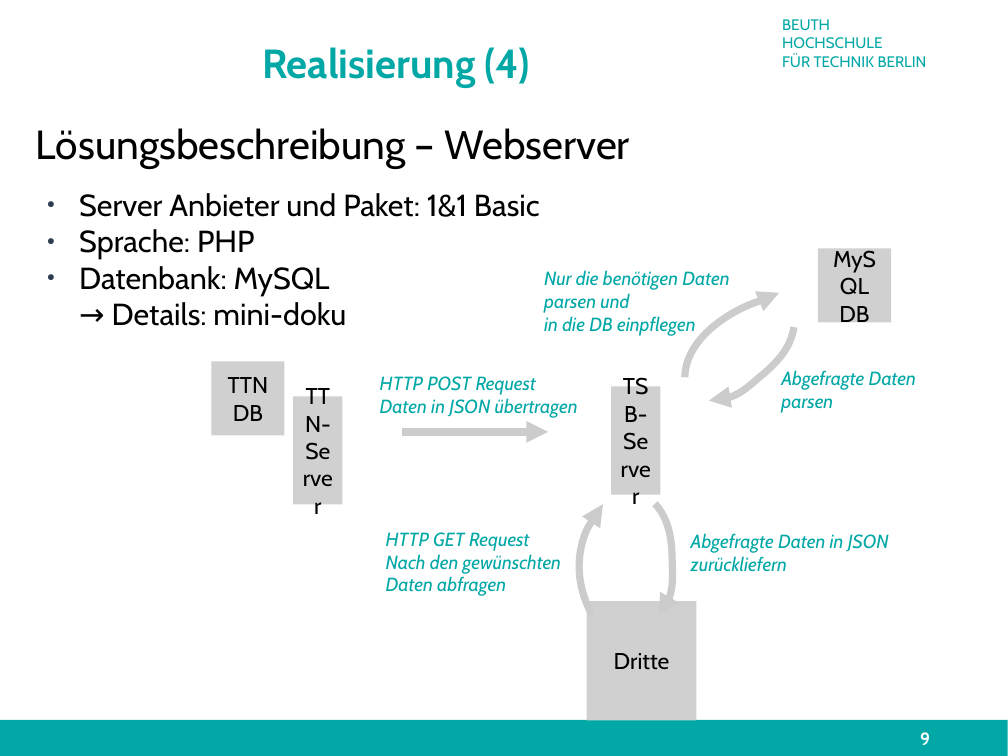
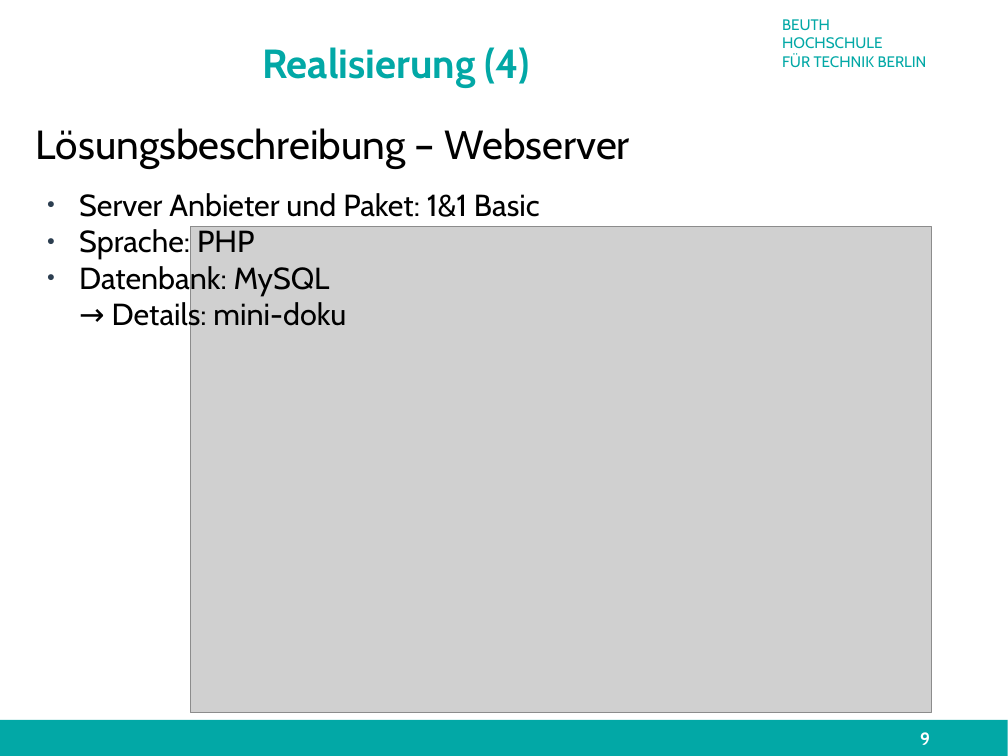
Before and after one commit to technologiestiftung/flussbad, a slide deck: slide 9 of doc/presentation/finalPresentation.odp. Drawn at 1008x756 pixels with LibreOffice and Linux fonts; fonts in the diff are those of the drawing; grey boxes stand for pictures; background and template pictures are left out. Boxes give left, top, right and bottom in pixels: in the first picture for what was removed or moved away, otherwise in the second. Text is boxed around its words. In the diff, an @@ line names an element or a change of style, - is before the commit and + after.

Commit message:
Mod presentation: tiny changes on P.2, P4; save as image on P.9

```diff
--- a/doc/presentation/finalPresentation.odp
+++ b/doc/presentation/finalPresentation.odp
@@ text in picture at (x1=191, y1=227, x2=932, y2=713): text removed @@
-TSB-Server
@@ picture resized from (x1=611, y1=387, x2=660, y2=495) to (x1=191, y1=227, x2=932, y2=713) @@
@@ picture removed at (x1=818, y1=249, x2=891, y2=323) @@
-MySQL DB
@@ text removed at (x1=544, y1=270, x2=729, y2=336) @@
-Nur die benötigen Daten parsen und
-in die DB einpflegen
@@ freeform shape removed at (x1=685, y1=293, x2=779, y2=377) @@
@@ freeform shape removed at (x1=709, y1=327, x2=794, y2=401) @@
@@ picture removed at (x1=211, y1=361, x2=284, y2=435) @@
-TTN DB
@@ text removed at (x1=380, y1=376, x2=578, y2=418) @@
-HTTP POST Request
-Daten in JSON übertragen
@@ text removed at (x1=781, y1=370, x2=916, y2=413) @@
-Abgefragte Daten parsen
@@ picture removed at (x1=294, y1=397, x2=343, y2=505) @@
-TTN-Server
@@ freeform shape removed at (x1=402, y1=433, x2=548, y2=433) @@
@@ freeform shape removed at (x1=579, y1=505, x2=603, y2=615) @@
@@ freeform shape removed at (x1=655, y1=504, x2=672, y2=617) @@
@@ text removed at (x1=386, y1=532, x2=561, y2=596) @@
-HTTP GET Request
-Nach den gewünschten Daten abfragen
@@ text removed at (x1=691, y1=533, x2=889, y2=571) @@
-Abgefragte Daten in JSON zurückliefern
@@ picture removed at (x1=586, y1=602, x2=696, y2=722) @@
-Dritte
```
Also in this commit, not shown: 3 other slides changed.
